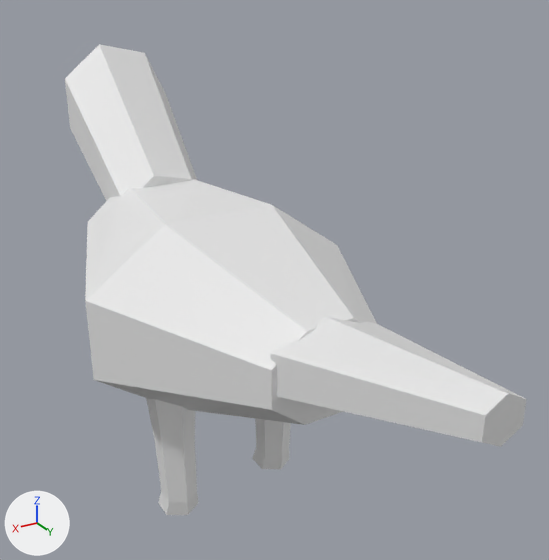
A saved change to the OBJ model data/animals/pato/eat/0.obj.
Camera for both pictures: a 50 mm lens placed at (0.336, 0.668, 0.584), pointed at (-0.065, 0.0, 0.25). Arrows for +X, +Y and +Z are at lower left; the lights stay in place. The picture after the commit comes second. Where no turn or scale is listed for an object, it has been applied to the vertices.

Before the edit, the objects in view are built like this:
```python
me_pato_eat_0 = bpy.data.meshes.new('pato_eat_0')
me_pato_eat_0.from_pydata(...)  # 122 vertices, 220 faces; spans x -0.149..0.149, y -0.459..0.392, z 0.0..0.48
ob_pato_eat_0 = bpy.data.objects.new('pato_eat_0', me_pato_eat_0)
ob_pato_eat_0.location = (0.0, 0.0, 0.0)
```
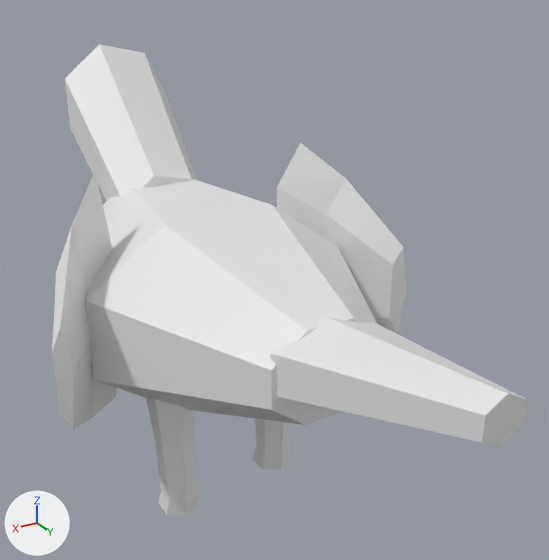
The change in detail:
me_pato_eat_0 is used by ob_pato_eat_0; location (0.0, 0.0, 0.0).
me_pato_eat_0 had 122 vertices, 220 faces and spanned x -0.149..0.149, y -0.459..0.392, z 0.0..0.48.
me_pato_eat_0 now has 156 vertices, 280 faces and spans x -0.202..0.2, y -0.459..0.392, z 0.0..0.48.
me_pato_eat_0 part 1: a new loose piece of 17 vertices spanning x -0.202..-0.099, y -0.052..0.063, z 0.129..0.388.
me_pato_eat_0 part 2: a new loose piece of 17 vertices spanning x 0.094..0.2, y -0.053..0.063, z 0.129..0.388.

Where the change shows, as pixel boxes (x1, y1, x2, y2) in the pictures (549 x 560 px):
'pato_eat_0', reshaped
    before: (65, 44, 527, 515)
    after: (52, 44, 527, 515)
part 1 of me_pato_eat_0, added
    after: (277, 143, 406, 333)
part 2 of me_pato_eat_0, added
    after: (52, 171, 117, 429)
